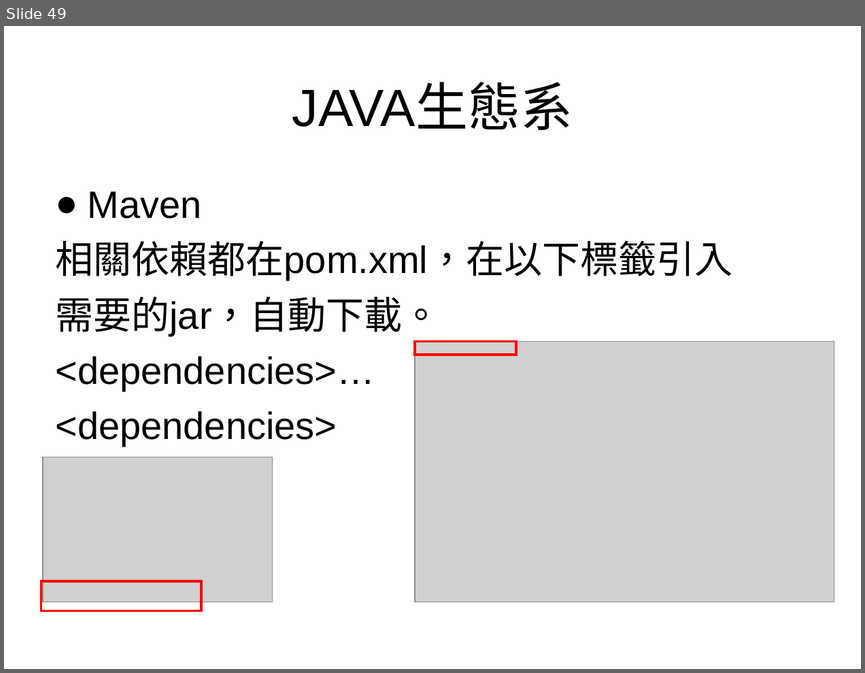
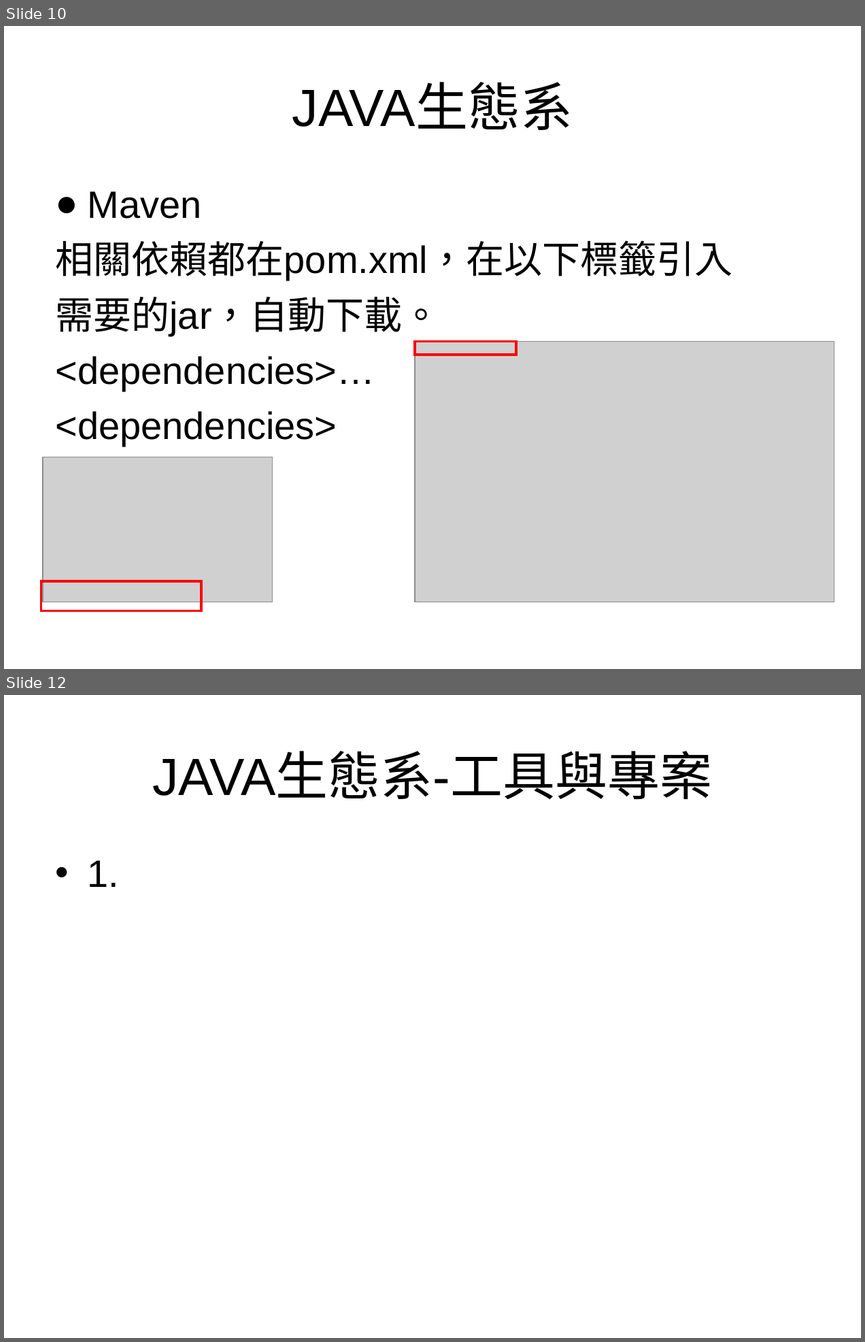
Before and after one commit to godman945/estore_sample, a slide deck: 20210128_t.ppt. Shown one above the other, each under a label of ours: slide 49 before the commit, slides 10 and 12 after it; the slides between them are not shown. The pictures are 865x673 and 865x1342 pixels, drawn with LibreOffice and Linux fonts; fonts in the diff are those of the drawing; grey boxes stand for pictures; background and template pictures are left out. Boxes give left, top, right and bottom in pixels: in the first picture for what was removed or moved away, otherwise in the second. Text is boxed around its words. In the diff, an @@ line names an element or a change of style, - is before the commit and + after.

```diff
--- a/20210128_t.ppt
+++ b/20210128_t.ppt
@@ slide 12 added at <box>4,695,861,1338</box>, background picture (left out) @@
@@ title added at <box>152,753,712,799</box>, 44 pt, text #000000 @@
+JAVA生態系-工具與專案
@@ text added at <box>88,860,120,887</box>, 32 pt, text #000000 @@
+• 1.
@@ what was slide 49 is now slide 10 @@
```
Also in this commit, not shown: 5 slides changed, 1 other slide added, 40 slides removed, 1 other file.
